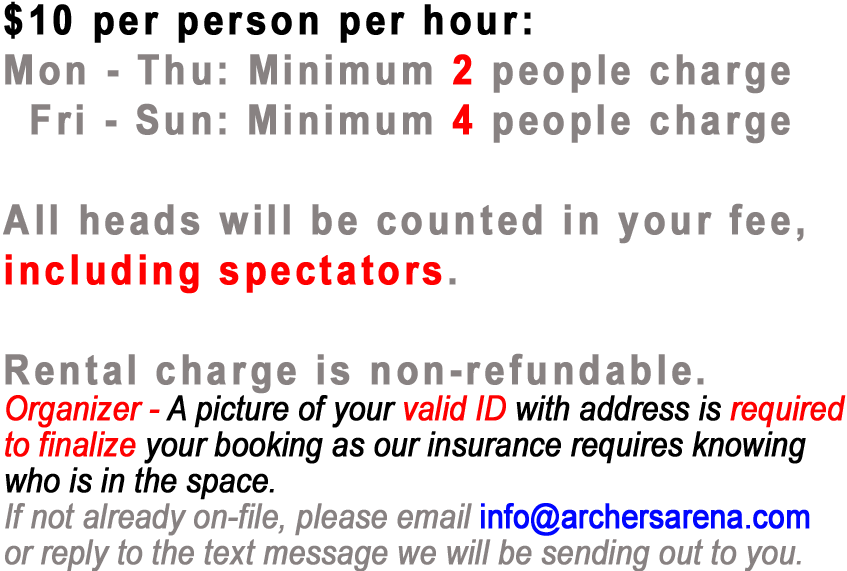
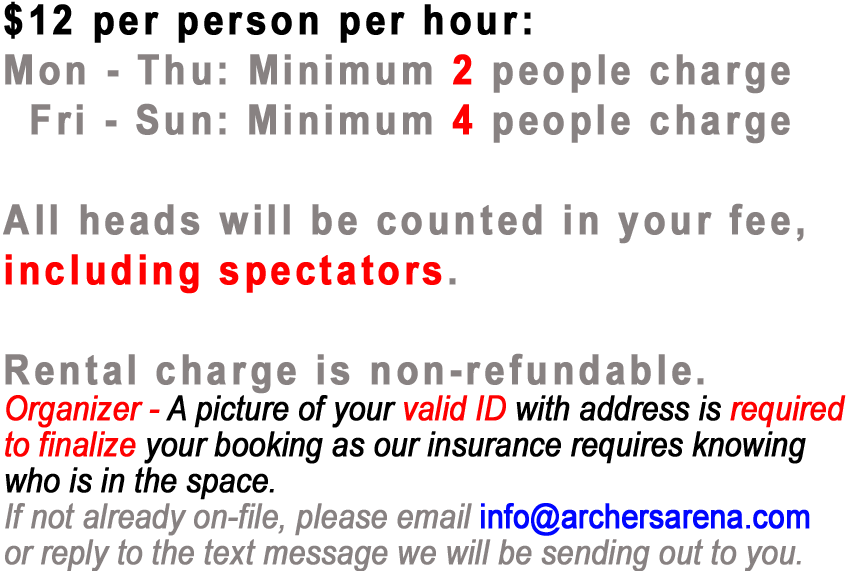
Before/after of a 847 x 571 layered artwork. What changed in the layer stack:
renamed "$10 per person per hour: Mon - Thu: Minimum 2 people charge F" to "$12 per person per hour: Mon - Thu: Minimum 2 people charge F", painted on it over [53, 4, 72, 35]
